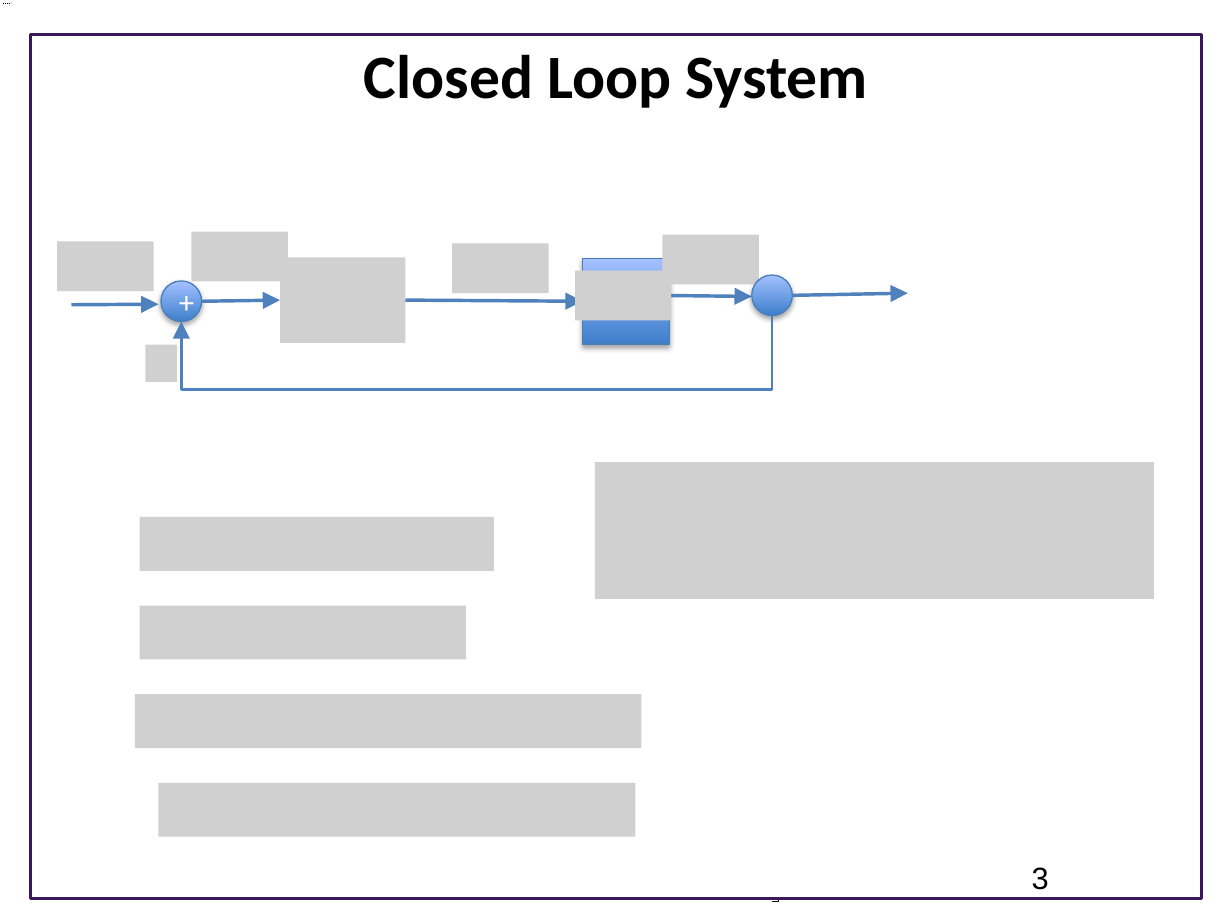
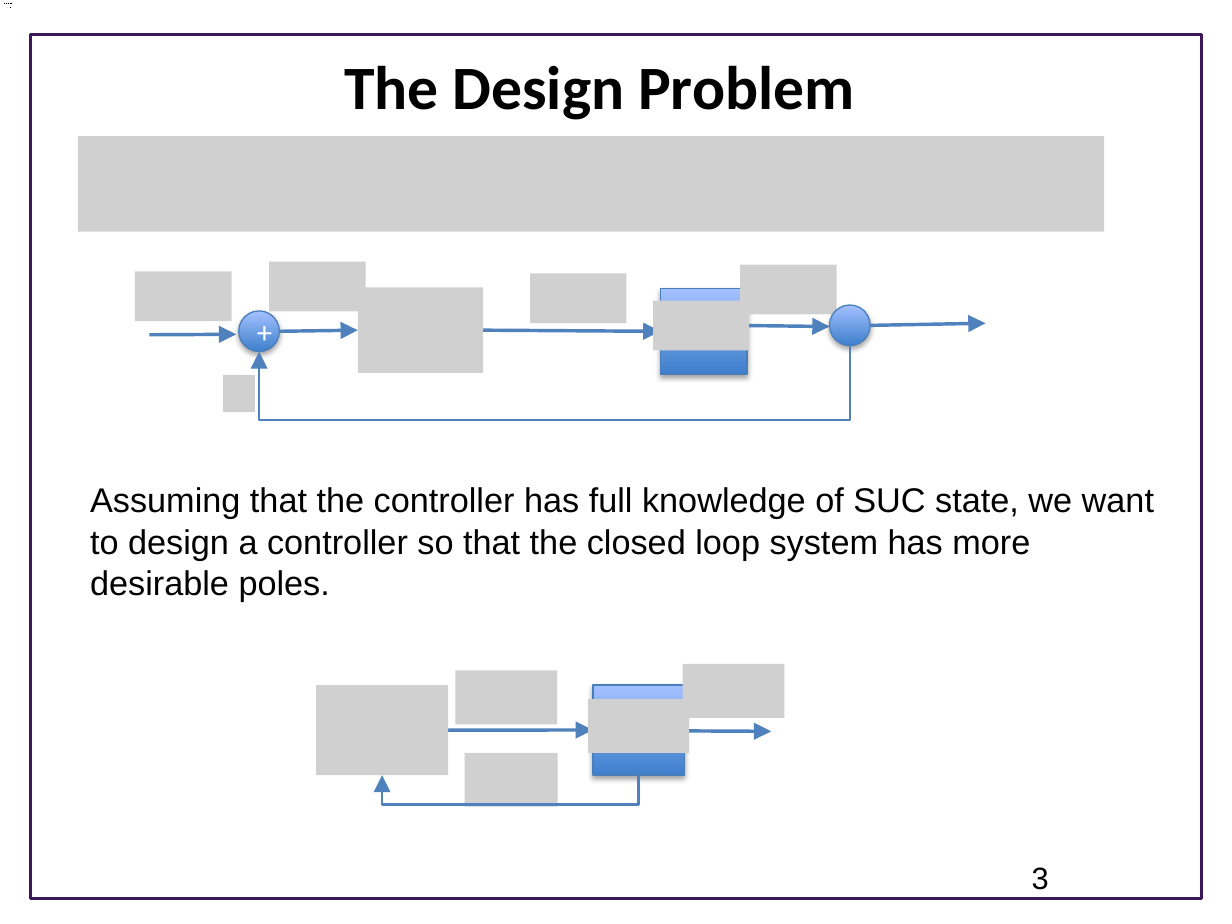
Before and after one commit to joseph-hellerstein/advanced-controls-lectures, a slide deck: slide 3 of Lecture_22-Designing-Closed-Loop-Systems/Designing-Proportional-Controllers.pptx. Drawn at 1232x924 pixels with LibreOffice and Linux fonts; fonts in the diff are those of the drawing; grey boxes stand for pictures; background and template pictures are left out. Boxes give left, top, right and bottom in pixels: in the first picture for what was removed or moved away, otherwise in the second. Text is boxed around its words. In the diff, an @@ line names an element or a change of style, - is before the commit and + after.

```diff
--- a/Lecture_22-Designing-Closed-Loop-Systems/Designing-Proportional-Controllers.pptx
+++ b/Lecture_22-Designing-Closed-Loop-Systems/Designing-Proportional-Controllers.pptx
@@ title at (344, 65, 854, 120): text changed @@
-Closed Loop System
+The Design Problem
@@ picture added at (78, 137, 1104, 232) @@
@@ picture removed at (191, 232, 287, 281) @@
@@ picture removed at (663, 234, 759, 283) @@
@@ picture removed at (57, 241, 153, 291) @@
@@ picture removed at (280, 257, 405, 342) @@
@@ picture removed at (452, 244, 548, 293) @@
@@ group added at (136, 261, 837, 411): 7 pictures @@
@@ picture removed at (575, 271, 671, 320) @@
@@ rectangle: place and size @@
-rectangle at (583, 259, 669, 344)
+rectangle at (660, 288, 747, 373)
@@ ellipse: place and size @@
-ellipse at (752, 275, 792, 315)
+ellipse at (829, 306, 870, 346)
@@ picture removed at (145, 345, 177, 382) @@
@@ 5 arrows, 1 ellipse, 1 elbow arrow: place and size @@
-5 arrows, 1 ellipse, 1 elbow arrow at (71, 281, 908, 389)
+5 arrows, 1 ellipse, 1 elbow arrow at (149, 310, 986, 420)
@@ picture removed at (595, 462, 1154, 599) @@
@@ text added at (90, 487, 1154, 601), 20 pt, text #000000 @@
+Assuming that the controller has full knowledge of SUC state, we want to design a controller so that the closed loop system has more desirable poles.
@@ picture removed at (139, 517, 494, 572) @@
@@ picture removed at (139, 606, 466, 660) @@
@@ picture removed at (136, 695, 642, 749) @@
@@ group added at (317, 664, 785, 807): 5 pictures, 2 arrows, 1 rectangle, 1 elbow arrow @@
@@ picture removed at (159, 782, 636, 837) @@
```
Also in this commit, not shown: 5 slides added.
